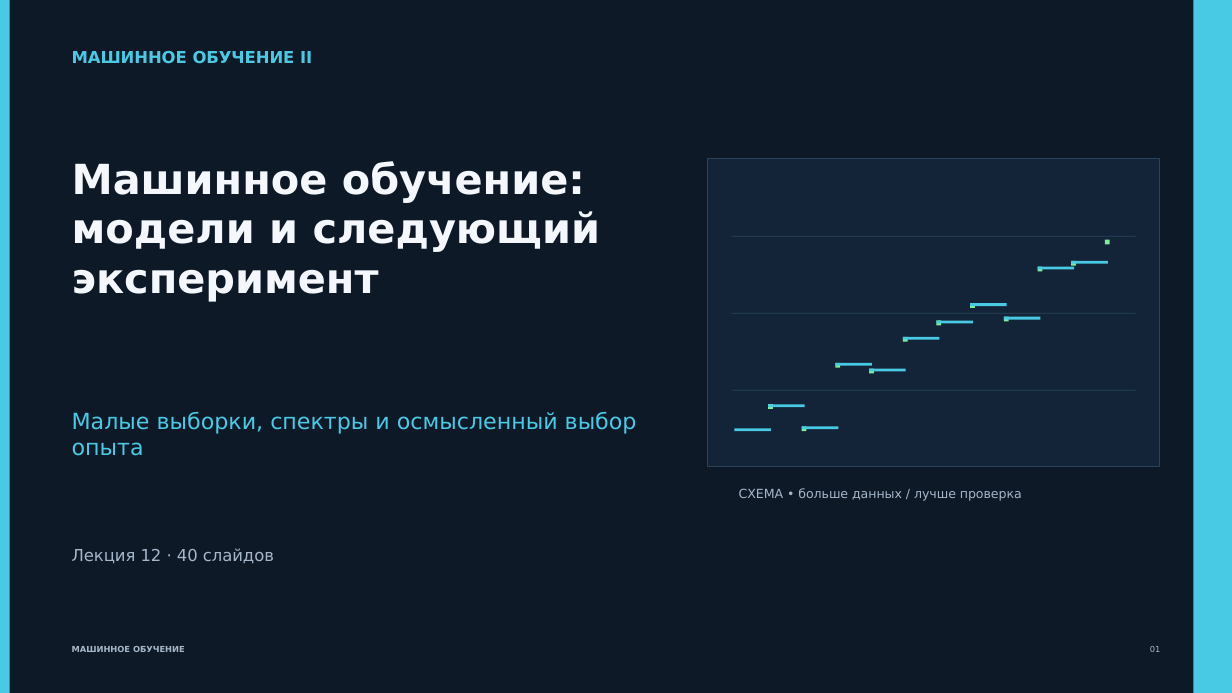
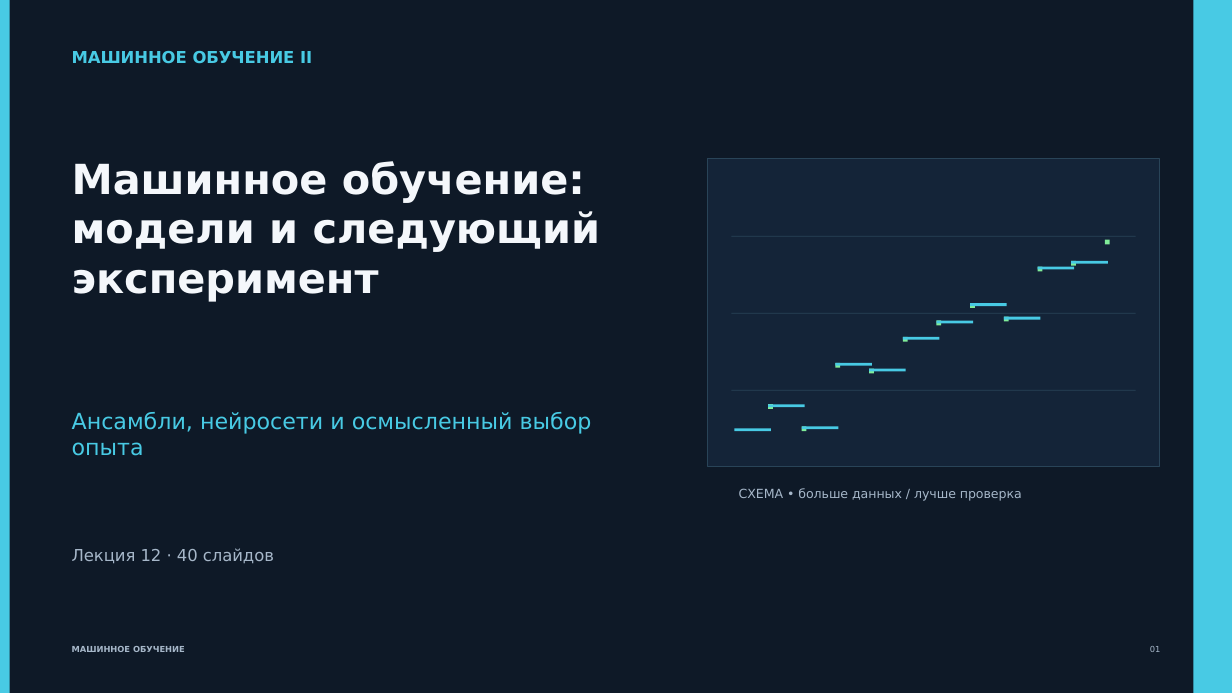
Before and after one commit to ashrpv/computer_science_in_nanoscience, a slide deck: slide 1 of slides/12-ml-methods_and_experiment.pptx. Drawn at 1232x693 pixels with LibreOffice and Linux fonts; fonts in the diff are those of the drawing. Boxes give left, top, right and bottom in pixels: in the first picture for what was removed or moved away, otherwise in the second. Text is boxed around its words. In the diff, an @@ line names an element or a change of style, - is before the commit and + after.

```diff
--- a/slides/12-ml-methods_and_experiment.pptx
+++ b/slides/12-ml-methods_and_experiment.pptx
@@ text at (x1=72, y1=412, x2=592, y2=456): text changed @@
-Малые выборки, спектры и осмысленный выбор опыта
+Ансамбли, нейросети и осмысленный выбор опыта
```
Also in this commit, not shown: 19 other slides changed, 1 slide added, 1 slide removed, 4 other files.
